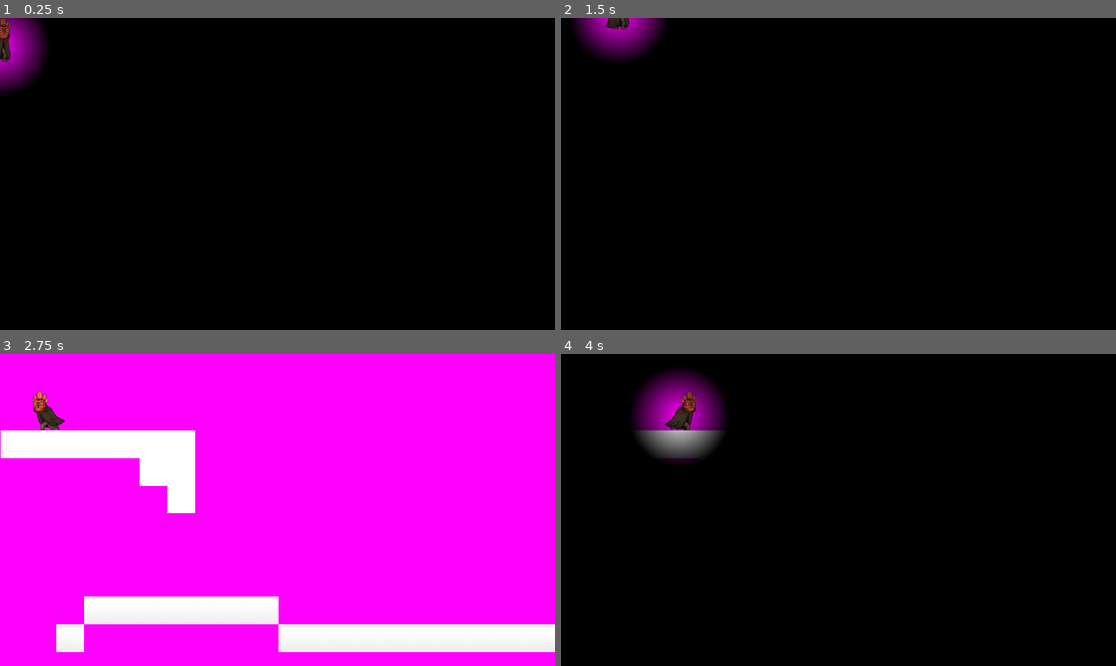
Above: before the commit, frames 1-4 (two rows, left to right).
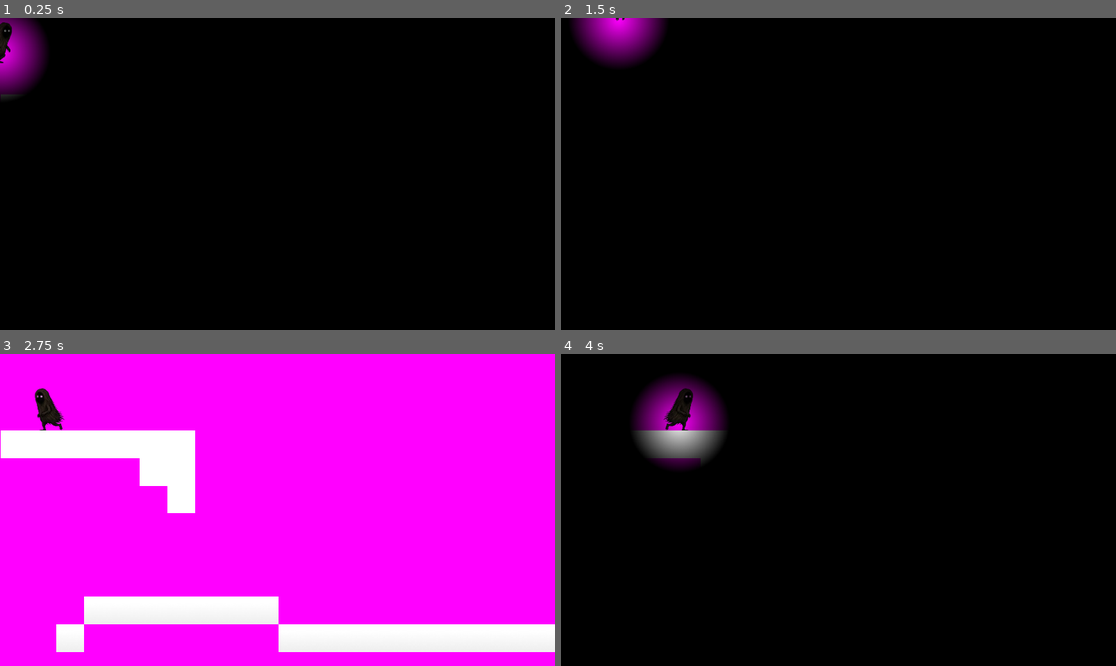
Above: after the commit, the same moments.

Repository: NahuelArrieta/MaskGame
Game: Godot game, scene res://levels/level-001.tscn
Same seed, same stepped clock (60 frames per second), same inputs: the game is played once before the commit and once after it.
Inputs:
- Up to frame 1 (0.25 s): no input
- Up to frame 2 (1.5 s): hold Right (RIGHT) from 0.53 s (still down); tap E (MASK_ANTIGRAVITY_KEY) at 0.6 s; tap Up (JUMP) at 0.77 s; tap W (MASK_DEATH_KEY) at 1.35 s
- Up to frame 3 (2.75 s): tap Up (JUMP) at 1.52 s; release Right (RIGHT) at 2.03 s; hold Left (LEFT) from 2.03 s (still down); tap Q (MASK_FIRE_KEY) at 2.1 s
- Up to frame 4 (4 s): release Left (LEFT) at 2.78 s; hold Right (RIGHT) from 2.78 s (still down); tap E (MASK_ANTIGRAVITY_KEY) at 2.85 s; tap Up (JUMP) at 3.02, 3.77 s; tap W (MASK_DEATH_KEY) at 3.6 s

The runs differ from the first frame. In frame 1, 0.7% of the frame differs, in the area x 0-6%, y 0-26%; in frame 2, 0.9%; in frame 3, 0.5%; in frame 4, 1.9%, in the area x 16-27%, y 5-37%.

Commit message:
add frames

Diff:
--- a/entities/player/player.gd
+++ b/entities/player/player.gd
@@ -41,23 +41,27 @@
 
 
 func update_animation():
-	if velocity.y != 0:
-		#$Walking.stop()
-		$Animation.play("idle_mask_fire")
+	# 1. ESTADO: EN EL AIRE
+	if not is_on_floor():
+		$Animation.play("up_normal")
 
+
+		# Permitir giro en el aire
 		if velocity.x != 0:
 			$Animation.flip_h = velocity.x < 0
+
+		# Salimos de la función para no tocar nada del suelo
 		return
 
+	# 2. ESTADO: EN EL SUELO (Solo llega aquí si is_on_floor es true)
 	if velocity.x == 0:
-		#$Walking.stop()
-		$Animation.play("idle_mask_fire")
+		if $Animation.animation != "idle_normal":
+			$Animation.play("idle_normal")
 	else:
-		$Animation.play("fire_mask_left")
-		$Animation.flip_h = false
-		#if not $Walking.playing:
-			#$Walking.play()
+		if $Animation.animation != "left_normal":
+			$Animation.play("left_normal")
 
+		# Voltear según dirección al caminar
 		$Animation.flip_h = velocity.x < 0
 
 func on_mask_changed(mask: String):
--- a/entities/player/player.tscn
+++ b/entities/player/player.tscn
@@ -1,104 +1,351 @@
-[gd_scene load_steps=31 format=3 uid="uid://npn26jw3fcgm"]
+[gd_scene load_steps=84 format=3 uid="uid://npn26jw3fcgm"]
 
 [ext_resource type="Script" uid="uid://b78bww5c8bahl" path="res://entities/player/player.gd" id="1_symyc"]
-[ext_resource type="Texture2D" uid="uid://dgw00jilbh78" path="res://Gemini_Generated_Image_l1i1stl1i1stl1i1 (1) 1 (3).png" id="2_sglur"]
 [ext_resource type="Texture2D" uid="uid://vnr37dwloeiy" path="res://assets/sprites/left_fire.png" id="3_fkugw"]
+[ext_resource type="Texture2D" uid="uid://b25depuauyih2" path="res://assets/sprites/idle_death.png" id="3_qiwj3"]
 [ext_resource type="PackedScene" uid="uid://cghftgvw3dec5" path="res://entities/camera/camera.tscn" id="3_sglur"]
 [ext_resource type="Texture2D" uid="uid://dnjlof8yl14qg" path="res://assets/sprites/idle_fire.png" id="4_8fjmc"]
+[ext_resource type="Texture2D" uid="uid://m1biue2kdb00" path="res://assets/sprites/idle_gravity.png" id="4_bectd"]
+[ext_resource type="Texture2D" uid="uid://cf33wpgtciw4p" path="res://assets/sprites/up_fire.png" id="5_8fjmc"]
+[ext_resource type="Texture2D" uid="uid://cvg7epws4bco7" path="res://assets/sprites/idle_normal.png" id="5_a1qjk"]
+[ext_resource type="Texture2D" uid="uid://c6qyq8edivol3" path="res://assets/sprites/left_death.png" id="5_bectd"]
+[ext_resource type="Texture2D" uid="uid://bdetiapt3qkrr" path="res://assets/sprites/up_death.png" id="6_26q78"]
+[ext_resource type="Texture2D" uid="uid://cbyu1slqsnu8m" path="res://assets/sprites/left_gravity.png" id="7_wvtmh"]
+[ext_resource type="Texture2D" uid="uid://bkltabh5o7o8b" path="res://assets/sprites/left_normal.png" id="9_afbqv"]
+[ext_resource type="Texture2D" uid="uid://dsg1lv1haltqj" path="res://assets/sprites/up_gravity.png" id="10_7thud"]
+[ext_resource type="Texture2D" uid="uid://bpmotah0yh7mm" path="res://assets/sprites/up_normal.png" id="12_j3ovn"]
 
 [sub_resource type="RectangleShape2D" id="RectangleShape2D_sfv1e"]
 size = Vector2(32, 32)
 
-[sub_resource type="AtlasTexture" id="AtlasTexture_bectd"]
-atlas = ExtResource("2_sglur")
-region = Rect2(672, 1, 127, 188)
-
-[sub_resource type="AtlasTexture" id="AtlasTexture_wvtmh"]
-atlas = ExtResource("2_sglur")
-region = Rect2(540, 1, 127, 188)
-
-[sub_resource type="AtlasTexture" id="AtlasTexture_7thud"]
-atlas = ExtResource("2_sglur")
-region = Rect2(408, 1, 127, 188)
-
-[sub_resource type="AtlasTexture" id="AtlasTexture_a1qjk"]
-atlas = ExtResource("2_sglur")
-region = Rect2(276, 1, 127, 188)
-
-[sub_resource type="AtlasTexture" id="AtlasTexture_j3ovn"]
-atlas = ExtResource("2_sglur")
-region = Rect2(144, 1, 127, 188)
-
-[sub_resource type="AtlasTexture" id="AtlasTexture_afbqv"]
-atlas = ExtResource("2_sglur")
-region = Rect2(12, 1, 127, 188)
-
-[sub_resource type="AtlasTexture" id="AtlasTexture_gx6sm"]
-atlas = ExtResource("3_fkugw")
-region = Rect2(0, 0, 156, 237)
-
-[sub_resource type="AtlasTexture" id="AtlasTexture_yqrof"]
-atlas = ExtResource("3_fkugw")
-region = Rect2(156, 0, 156, 237)
-
-[sub_resource type="AtlasTexture" id="AtlasTexture_3wlsy"]
-atlas = ExtResource("3_fkugw")
-region = Rect2(312, 0, 156, 237)
-
-[sub_resource type="AtlasTexture" id="AtlasTexture_b2kln"]
-atlas = ExtResource("3_fkugw")
-region = Rect2(468, 0, 156, 237)
-
-[sub_resource type="AtlasTexture" id="AtlasTexture_we0b7"]
-atlas = ExtResource("3_fkugw")
-region = Rect2(624, 0, 156, 237)
-
-[sub_resource type="AtlasTexture" id="AtlasTexture_mtric"]
-atlas = ExtResource("3_fkugw")
-region = Rect2(780, 0, 156, 237)
-
-[sub_resource type="AtlasTexture" id="AtlasTexture_eyb6c"]
-atlas = ExtResource("3_fkugw")
-region = Rect2(936, 0, 156, 237)
-
-[sub_resource type="AtlasTexture" id="AtlasTexture_221hk"]
-atlas = ExtResource("3_fkugw")
-region = Rect2(1092, 0, 156, 237)
-
-[sub_resource type="AtlasTexture" id="AtlasTexture_sglur"]
-atlas = ExtResource("2_sglur")
-region = Rect2(667, 0, 131, 189)
-
-[sub_resource type="AtlasTexture" id="AtlasTexture_bls4j"]
-atlas = ExtResource("2_sglur")
-region = Rect2(536, 0, 131, 189)
-
-[sub_resource type="AtlasTexture" id="AtlasTexture_fkugw"]
-atlas = ExtResource("2_sglur")
-region = Rect2(405, 0, 131, 189)
-
-[sub_resource type="AtlasTexture" id="AtlasTexture_8fjmc"]
-atlas = ExtResource("2_sglur")
-region = Rect2(274, 0, 131, 189)
-
-[sub_resource type="AtlasTexture" id="AtlasTexture_qiwj3"]
-atlas = ExtResource("2_sglur")
-region = Rect2(143, 0, 131, 189)
-
-[sub_resource type="AtlasTexture" id="AtlasTexture_26q78"]
-atlas = ExtResource("2_sglur")
-region = Rect2(12, 0, 131, 189)
+[sub_resource type="AtlasTexture" id="AtlasTexture_24ehl"]
+atlas = ExtResource("3_qiwj3")
+region = Rect2(0, 0, 137, 240)
+
+[sub_resource type="AtlasTexture" id="AtlasTexture_vewsg"]
+atlas = ExtResource("3_qiwj3")
+region = Rect2(274, 0, 137, 240)
+
+[sub_resource type="AtlasTexture" id="AtlasTexture_2soq1"]
+atlas = ExtResource("3_qiwj3")
+region = Rect2(411, 0, 137, 240)
+
+[sub_resource type="AtlasTexture" id="AtlasTexture_bwdx1"]
+atlas = ExtResource("3_qiwj3")
+region = Rect2(137, 0, 137, 240)
+
+[sub_resource type="AtlasTexture" id="AtlasTexture_8q4fm"]
+atlas = ExtResource("3_qiwj3")
+region = Rect2(274, 0, 137, 240)
+
+[sub_resource type="AtlasTexture" id="AtlasTexture_np63p"]
+atlas = ExtResource("3_qiwj3")
+region = Rect2(137, 0, 137, 240)
+
+[sub_resource type="AtlasTexture" id="AtlasTexture_0eo6o"]
+atlas = ExtResource("3_qiwj3")
+region = Rect2(274, 0, 137, 240)
 
 [sub_resource type="AtlasTexture" id="AtlasTexture_ghoj8"]
 atlas = ExtResource("4_8fjmc")
 region = Rect2(0, 0, 143, 241)
 
+[sub_resource type="AtlasTexture" id="AtlasTexture_cnswy"]
+atlas = ExtResource("5_a1qjk")
+region = Rect2(157, 0, 157, 223)
+
+[sub_resource type="AtlasTexture" id="AtlasTexture_q5bfg"]
+atlas = ExtResource("5_a1qjk")
+region = Rect2(314, 0, 157, 223)
+
+[sub_resource type="AtlasTexture" id="AtlasTexture_p22ii"]
+atlas = ExtResource("5_a1qjk")
+region = Rect2(471, 0, 157, 223)
+
+[sub_resource type="AtlasTexture" id="AtlasTexture_24so6"]
+atlas = ExtResource("5_a1qjk")
+region = Rect2(157, 0, 157, 223)
+
+[sub_resource type="AtlasTexture" id="AtlasTexture_sk710"]
+atlas = ExtResource("5_a1qjk")
+region = Rect2(314, 0, 157, 223)
+
+[sub_resource type="AtlasTexture" id="AtlasTexture_kbbq5"]
+atlas = ExtResource("5_a1qjk")
+region = Rect2(471, 0, 157, 223)
+
+[sub_resource type="AtlasTexture" id="AtlasTexture_wvtmh"]
+atlas = ExtResource("5_bectd")
+region = Rect2(5, 0, 125, 201)
+
+[sub_resource type="AtlasTexture" id="AtlasTexture_7thud"]
+atlas = ExtResource("5_bectd")
+region = Rect2(130, 0, 125, 201)
+
+[sub_resource type="AtlasTexture" id="AtlasTexture_a1qjk"]
+atlas = ExtResource("5_bectd")
+region = Rect2(255, 0, 125, 201)
+
+[sub_resource type="AtlasTexture" id="AtlasTexture_j3ovn"]
+atlas = ExtResource("5_bectd")
+region = Rect2(380, 0, 125, 201)
+
+[sub_resource type="AtlasTexture" id="AtlasTexture_afbqv"]
+atlas = ExtResource("5_bectd")
+region = Rect2(505, 0, 125, 201)
+
+[sub_resource type="AtlasTexture" id="AtlasTexture_r633c"]
+atlas = ExtResource("5_bectd")
+region = Rect2(630, 0, 125, 201)
+
+[sub_resource type="AtlasTexture" id="AtlasTexture_gx6sm"]
+atlas = ExtResource("3_fkugw")
+region = Rect2(0, 0, 156, 237)
+
+[sub_resource type="AtlasTexture" id="AtlasTexture_yqrof"]
+atlas = ExtResource("3_fkugw")
+region = Rect2(156, 0, 156, 237)
+
+[sub_resource type="AtlasTexture" id="AtlasTexture_3wlsy"]
+atlas = ExtResource("3_fkugw")
+region = Rect2(312, 0, 156, 237)
+
+[sub_resource type="AtlasTexture" id="AtlasTexture_b2kln"]
+atlas = ExtResource("3_fkugw")
+region = Rect2(468, 0, 156, 237)
+
+[sub_resource type="AtlasTexture" id="AtlasTexture_221hk"]
+atlas = ExtResource("3_fkugw")
+region = Rect2(1092, 0, 156, 237)
+
+[sub_resource type="AtlasTexture" id="AtlasTexture_we0b7"]
+atlas = ExtResource("3_fkugw")
+region = Rect2(620, 0, 155, 237)
+
+[sub_resource type="AtlasTexture" id="AtlasTexture_mtric"]
+atlas = ExtResource("3_fkugw")
+region = Rect2(775, 0, 155, 237)
+
+[sub_resource type="AtlasTexture" id="AtlasTexture_eyb6c"]
+atlas = ExtResource("3_fkugw")
+region = Rect2(924, 0, 154, 237)
+
+[sub_resource type="AtlasTexture" id="AtlasTexture_pacje"]
+atlas = ExtResource("7_wvtmh")
+region = Rect2(0, 0, 165, 226)
+
+[sub_resource type="AtlasTexture" id="AtlasTexture_2h0qb"]
+atlas = ExtResource("7_wvtmh")
+region = Rect2(165, 0, 165, 226)
+
+[sub_resource type="AtlasTexture" id="AtlasTexture_mmk7k"]
+atlas = ExtResource("7_wvtmh")
+region = Rect2(330, 0, 165, 226)
+
+[sub_resource type="AtlasTexture" id="AtlasTexture_g3pa7"]
+atlas = ExtResource("7_wvtmh")
+region = Rect2(495, 0, 165, 226)
+
+[sub_resource type="AtlasTexture" id="AtlasTexture_7otdo"]
+atlas = ExtResource("7_wvtmh")
+region = Rect2(670, 0, 165, 226)
+
+[sub_resource type="AtlasTexture" id="AtlasTexture_u37te"]
+atlas = ExtResource("7_wvtmh")
+region = Rect2(996, 0, 157, 226)
+
+[sub_resource type="AtlasTexture" id="AtlasTexture_ssgi7"]
+atlas = ExtResource("7_wvtmh")
+region = Rect2(1159, 0, 157, 226)
+
+[sub_resource type="AtlasTexture" id="AtlasTexture_4iu2e"]
+atlas = ExtResource("9_afbqv")
+region = Rect2(0, 0, 157, 222)
+
+[sub_resource type="AtlasTexture" id="AtlasTexture_0q7bw"]
+atlas = ExtResource("9_afbqv")
+region = Rect2(157, 0, 157, 222)
+
+[sub_resource type="AtlasTexture" id="AtlasTexture_qb5t2"]
+atlas = ExtResource("9_afbqv")
+region = Rect2(314, 0, 157, 222)
+
+[sub_resource type="AtlasTexture" id="AtlasTexture_qsjf6"]
+atlas = ExtResource("9_afbqv")
+region = Rect2(471, 0, 157, 222)
+
+[sub_resource type="AtlasTexture" id="AtlasTexture_k3n4f"]
+atlas = ExtResource("9_afbqv")
+region = Rect2(628, 0, 157, 222)
+
+[sub_resource type="AtlasTexture" id="AtlasTexture_gmffv"]
+atlas = ExtResource("9_afbqv")
+region = Rect2(785, 0, 157, 222)
+
+[sub_resource type="AtlasTexture" id="AtlasTexture_rqau1"]
+atlas = ExtResource("9_afbqv")
+region = Rect2(942, 0, 157, 222)
+
+[sub_resource type="AtlasTexture" id="AtlasTexture_gv6fn"]
+atlas = ExtResource("9_afbqv")
+region = Rect2(1099, 0, 157, 222)
+
+[sub_resource type="AtlasTexture" id="AtlasTexture_ttr27"]
+atlas = ExtResource("6_26q78")
+region = Rect2(0, 0, 140, 262)
+
+[sub_resource type="AtlasTexture" id="AtlasTexture_13wue"]
+atlas = ExtResource("6_26q78")
+region = Rect2(142, 0, 140, 262)
+
+[sub_resource type="AtlasTexture" id="AtlasTexture_wy7bt"]
+atlas = ExtResource("6_26q78")
+region = Rect2(284, 0, 140, 262)
+
+[sub_resource type="AtlasTexture" id="AtlasTexture_geky7"]
+atlas = ExtResource("6_26q78")
+region = Rect2(426, 0, 140, 262)
+
+[sub_resource type="AtlasTexture" id="AtlasTexture_qwspa"]
+atlas = ExtResource("6_26q78")
+region = Rect2(568, 0, 140, 262)
+
+[sub_resource type="AtlasTexture" id="AtlasTexture_t1t22"]
+atlas = ExtResource("5_8fjmc")
+region = Rect2(0, 0, 176, 262)
+
+[sub_resource type="AtlasTexture" id="AtlasTexture_50fht"]
+atlas = ExtResource("5_8fjmc")
+region = Rect2(176, 0, 176, 262)
+
+[sub_resource type="AtlasTexture" id="AtlasTexture_wuv6x"]
+atlas = ExtResource("5_8fjmc")
+region = Rect2(352, 0, 176, 262)
+
+[sub_resource type="AtlasTexture" id="AtlasTexture_qpopc"]
+atlas = ExtResource("5_8fjmc")
+region = Rect2(528, 0, 176, 262)
+
+[sub_resource type="AtlasTexture" id="AtlasTexture_wq0jh"]
+atlas = ExtResource("5_8fjmc")
+region = Rect2(704, 0, 176, 262)
+
+[sub_resource type="AtlasTexture" id="AtlasTexture_gt4e4"]
+atlas = ExtResource("5_8fjmc")
+region = Rect2(880, 0, 176, 262)
+
+[sub_resource type="AtlasTexture" id="AtlasTexture_c112w"]
+atlas = ExtResource("10_7thud")
+region = Rect2(15, 0, 171, 275)
+
+[sub_resource type="AtlasTexture" id="AtlasTexture_rtlkk"]
+atlas = ExtResource("10_7thud")
+region = Rect2(197, 0, 180, 275)
+
+[sub_resource type="AtlasTexture" id="AtlasTexture_a2brg"]
+atlas = ExtResource("10_7thud")
+region = Rect2(410, 0, 180, 275)
+
+[sub_resource type="AtlasTexture" id="AtlasTexture_arp52"]
+atlas = ExtResource("10_7thud")
+region = Rect2(600, 0, 200, 275)
+
+[sub_resource type="AtlasTexture" id="AtlasTexture_jjk8f"]
+atlas = ExtResource("10_7thud")
+region = Rect2(800, 0, 200, 275)
+
+[sub_resource type="AtlasTexture" id="AtlasTexture_7rgwd"]
+atlas = ExtResource("12_j3ovn")
+region = Rect2(0, 0, 181, 275)
+
+[sub_resource type="AtlasTexture" id="AtlasTexture_akixf"]
+atlas = ExtResource("12_j3ovn")
+region = Rect2(181, 0, 181, 275)
+
+[sub_resource type="AtlasTexture" id="AtlasTexture_3y563"]
+atlas = ExtResource("12_j3ovn")
+region = Rect2(362, 0, 181, 275)
+
+[sub_resource type="AtlasTexture" id="AtlasTexture_sgfia"]
+atlas = ExtResource("12_j3ovn")
+region = Rect2(543, 0, 181, 275)
+
+[sub_resource type="AtlasTexture" id="AtlasTexture_sv458"]
+atlas = ExtResource("12_j3ovn")
+region = Rect2(724, 0, 181, 275)
+
+[sub_resource type="AtlasTexture" id="AtlasTexture_pth52"]
+atlas = ExtResource("12_j3ovn")
+region = Rect2(905, 0, 181, 275)
+
 [sub_resource type="SpriteFrames" id="SpriteFrames_sglur"]
 animations = [{
 "frames": [{
-"duration": 1.0,
-"texture": SubResource("AtlasTexture_bectd")
-}, {
+"duration": 3.0,
+"texture": SubResource("AtlasTexture_24ehl")
+}, {
+"duration": 5.0,
+"texture": SubResource("AtlasTexture_vewsg")
+}, {
+"duration": 2.0,
+"texture": SubResource("AtlasTexture_2soq1")
+}, {
+"duration": 1.0,
+"texture": SubResource("AtlasTexture_bwdx1")
+}, {
+"duration": 5.0,
+"texture": SubResource("AtlasTexture_8q4fm")
+}, {
+"duration": 1.0,
+"texture": SubResource("AtlasTexture_np63p")
+}, {
+"duration": 1.0,
+"texture": SubResource("AtlasTexture_0eo6o")
+}],
+"loop": true,
+"name": &"idle_mask_death",
+"speed": 3.0
+}, {
+"frames": [{
+"duration": 1.0,
+"texture": SubResource("AtlasTexture_ghoj8")
+}],
+"loop": true,
+"name": &"idle_mask_fire",
+"speed": 5.0
+}, {
+"frames": [{
+"duration": 1.0,
+"texture": ExtResource("4_bectd")
+}],
+"loop": true,
+"name": &"idle_mask_gravity",
+"speed": 9.0
+}, {
+"frames": [{
+"duration": 1.0,
+"texture": SubResource("AtlasTexture_cnswy")
+}, {
+"duration": 1.0,
+"texture": SubResource("AtlasTexture_q5bfg")
+}, {
+"duration": 1.0,
+"texture": SubResource("AtlasTexture_p22ii")
+}, {
+"duration": 10.0,
+"texture": SubResource("AtlasTexture_24so6")
+}, {
+"duration": 1.0,
+"texture": SubResource("AtlasTexture_sk710")
+}, {
+"duration": 1.0,
+"texture": SubResource("AtlasTexture_kbbq5")
+}],
+"loop": true,
+"name": &"idle_normal",
+"speed": 5.0
+}, {
+"frames": [{
 "duration": 1.0,
 "texture": SubResource("AtlasTexture_wvtmh")
 }, {
@@ -113,9 +360,12 @@
 }, {
 "duration": 1.0,
 "texture": SubResource("AtlasTexture_afbqv")
-}],
-"loop": true,
-"name": &"death_left",
+}, {
+"duration": 1.0,
+"texture": SubResource("AtlasTexture_r633c")
+}],
+"loop": true,
+"name": &"left_mask_death",
 "speed": 9.0
 }, {
 "frames": [{
@@ -132,6 +382,9 @@
 "texture": SubResource("AtlasTexture_b2kln")
 }, {
 "duration": 1.0,
+"texture": SubResource("AtlasTexture_221hk")
+}, {
+"duration": 1.0,
 "texture": SubResource("AtlasTexture_we0b7")
 }, {
 "duration": 1.0,
@@ -139,43 +392,150 @@
 }, {
 "duration": 1.0,
 "texture": SubResource("AtlasTexture_eyb6c")
-}, {
-"duration": 1.0,
-"texture": SubResource("AtlasTexture_221hk")
-}],
-"loop": true,
-"name": &"fire_mask_left",
+}],
+"loop": true,
+"name": &"left_mask_fire",
 "speed": 9.0
 }, {
 "frames": [{
 "duration": 1.0,
-"texture": SubResource("AtlasTexture_sglur")
-}, {
-"duration": 1.0,
-"texture": SubResource("AtlasTexture_bls4j")
-}, {
-"duration": 1.0,
-"texture": SubResource("AtlasTexture_fkugw")
-}, {
-"duration": 1.0,
-"texture": SubResource("AtlasTexture_8fjmc")
-}, {
-"duration": 1.0,
-"texture": SubResource("AtlasTexture_qiwj3")
-}, {
-"duration": 1.0,
-"texture": SubResource("AtlasTexture_26q78")
-}],
-"loop": true,
-"name": &"idle",
-"speed": 9.0
-}, {
-"frames": [{
-"duration": 1.0,
-"texture": SubResource("AtlasTexture_ghoj8")
-}],
-"loop": true,
-"name": &"idle_mask_fire",
+"texture": SubResource("AtlasTexture_pacje")
+}, {
+"duration": 1.0,
+"texture": SubResource("AtlasTexture_2h0qb")
+}, {
+"duration": 1.0,
+"texture": SubResource("AtlasTexture_mmk7k")
+}, {
+"duration": 1.0,
+"texture": SubResource("AtlasTexture_g3pa7")
+}, {
+"duration": 1.0,
+"texture": SubResource("AtlasTexture_7otdo")
+}, {
+"duration": 1.0,
+"texture": SubResource("AtlasTexture_u37te")
+}, {
+"duration": 1.0,
+"texture": SubResource("AtlasTexture_ssgi7")
+}],
+"loop": true,
+"name": &"left_mask_gravity",
+"speed": 5.0
+}, {
+"frames": [{
+"duration": 1.0,
+"texture": SubResource("AtlasTexture_4iu2e")
+}, {
+"duration": 1.0,
+"texture": SubResource("AtlasTexture_0q7bw")
+}, {
+"duration": 1.0,
+"texture": SubResource("AtlasTexture_qb5t2")
+}, {
+"duration": 1.0,
+"texture": SubResource("AtlasTexture_qsjf6")
+}, {
+"duration": 1.0,
+"texture": SubResource("AtlasTexture_k3n4f")
+}, {
+"duration": 1.0,
+"texture": SubResource("AtlasTexture_gmffv")
+}, {
+"duration": 1.0,
+"texture": SubResource("AtlasTexture_rqau1")
+}, {
+"duration": 1.0,
+"texture": SubResource("AtlasTexture_gv6fn")
+}],
+"loop": true,
+"name": &"left_normal",
+"speed": 8.0
+}, {
+"frames": [{
+"duration": 1.0,
+"texture": SubResource("AtlasTexture_ttr27")
+}, {
+"duration": 1.0,
+"texture": SubResource("AtlasTexture_13wue")
+}, {
+"duration": 1.0,
+"texture": SubResource("AtlasTexture_wy7bt")
+}, {
+"duration": 1.0,
+"texture": SubResource("AtlasTexture_geky7")
+}, {
+"duration": 1.0,
+"texture": SubResource("AtlasTexture_qwspa")
+}],
+"loop": true,
+"name": &"up_mask_death",
+"speed": 5.0
+}, {
+"frames": [{
+"duration": 0.1,
+"texture": SubResource("AtlasTexture_t1t22")
+}, {
+"duration": 0.2,
+"texture": SubResource("AtlasTexture_50fht")
+}, {
+"duration": 1.0,
+"texture": SubResource("AtlasTexture_wuv6x")
+}, {
+"duration": 3.0,
+"texture": SubResource("AtlasTexture_qpopc")
+}, {
+"duration": 1.5,
+"texture": SubResource("AtlasTexture_wq0jh")
+}, {
+"duration": 1.0,
+"texture": SubResource("AtlasTexture_gt4e4")
+}],
+"loop": true,
+"name": &"up_mask_fire",
+"speed": 7.0
+}, {
+"frames": [{
+"duration": 1.0,
+"texture": SubResource("AtlasTexture_c112w")
+}, {
+"duration": 1.0,
+"texture": SubResource("AtlasTexture_rtlkk")
+}, {
+"duration": 2.0,
+"texture": SubResource("AtlasTexture_a2brg")
+}, {
+"duration": 2.0,
+"texture": SubResource("AtlasTexture_arp52")
+}, {
+"duration": 2.0,
+"texture": SubResource("AtlasTexture_jjk8f")
+}],
+"loop": true,
+"name": &"up_mask_gravity",
+"speed": 5.0
+}, {
+"frames": [{
+"duration": 1.0,
+"texture": SubResource("AtlasTexture_7rgwd")
+}, {
+"duration": 1.0,
+"texture": SubResource("AtlasTexture_akixf")
+}, {
+"duration": 1.0,
+"texture": SubResource("AtlasTexture_3y563")
+}, {
+"duration": 2.0,
+"texture": SubResource("AtlasTexture_sgfia")
+}, {
+"duration": 1.0,
+"texture": SubResource("AtlasTexture_sv458")
+}, {
+"duration": 1.0,
+"texture": SubResource("AtlasTexture_pth52")
+}],
+"loop": true,
+"name": &"up_normal",
 "speed": 5.0
 }]
 
@@ -200,10 +560,11 @@
 position = Vector2(0, -7)
 scale = Vector2(0.25, 0.25)
 sprite_frames = SubResource("SpriteFrames_sglur")
-animation = &"idle"
+animation = &"left_normal"
 
 [node name="Camera" parent="." instance=ExtResource("3_sglur")]
 
 [node name="Light" type="PointLight2D" parent="."]
+position = Vector2(0, 7)
 blend_mode = 2
 texture = SubResource("GradientTexture2D_bls4j")
Binary file added: assets/sprites/idle_death.png
Not shown, added: assets/sprites/idle_death.png.import
Binary file added: assets/sprites/idle_gravity.png
Not shown, added: assets/sprites/idle_gravity.png.import
Binary file added: assets/sprites/idle_normal.png
Not shown, added: assets/sprites/idle_normal.png.import
Binary file added: assets/sprites/left_death.png
Not shown, added: assets/sprites/left_death.png.import
Binary file added: assets/sprites/left_gravity.png
Not shown, added: assets/sprites/left_gravity.png.import
Binary file added: assets/sprites/left_normal.png
Not shown, added: assets/sprites/left_normal.png.import
(and 8 more such lines)
